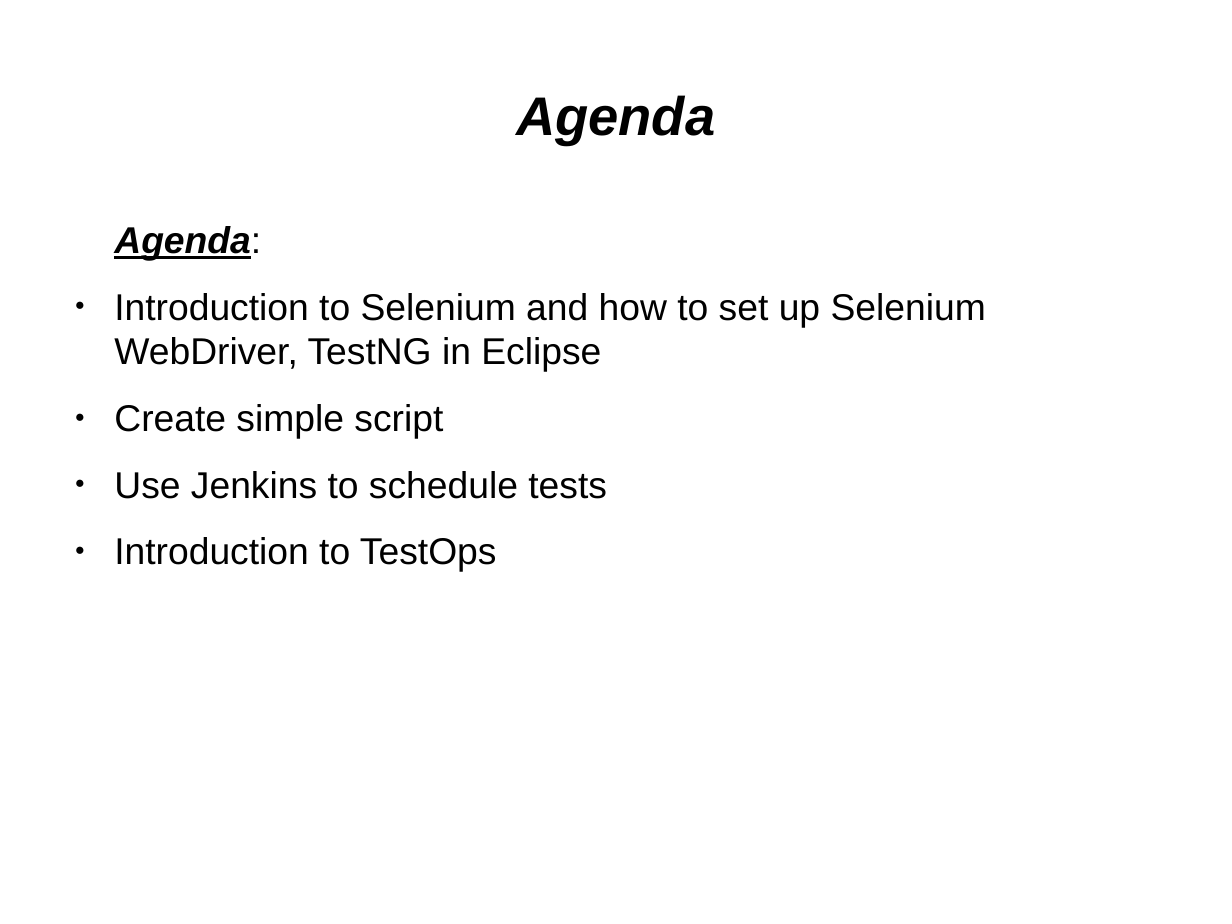
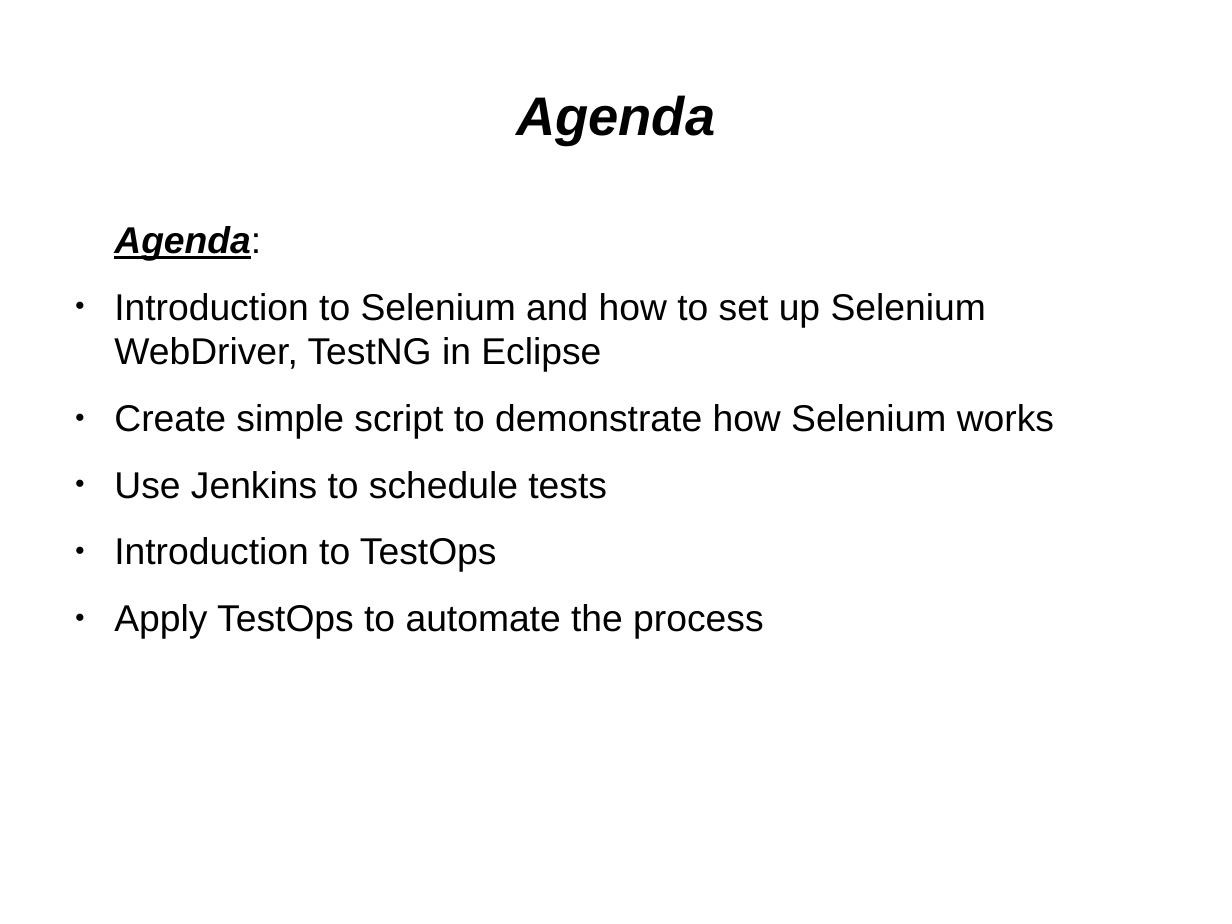
Before and after one commit to kirol/selenium, a slide deck: slide 2 of Selenium & Testops.odp. Drawn at 1232x924 pixels with LibreOffice and Linux fonts; fonts in the diff are those of the drawing. Boxes give left, top, right and bottom in pixels: in the first picture for what was removed or moved away, otherwise in the second. Text is boxed around its words. In the diff, an @@ line names an element or a change of style, - is before the commit and + after.

```diff
--- a/Selenium & Testops.odp
+++ b/Selenium & Testops.odp
@@ text at [114, 404, 1054, 439]: text changed @@
-● Create simple script
+● Create simple script to demonstrate how Selenium works
@@ text at [114, 604, 763, 639]: paragraph added @@
+● Apply TestOps to automate the process
```
Also in this commit, not shown: 15 other slides changed, 4 slides added, 1 slide removed, 1 other file.
